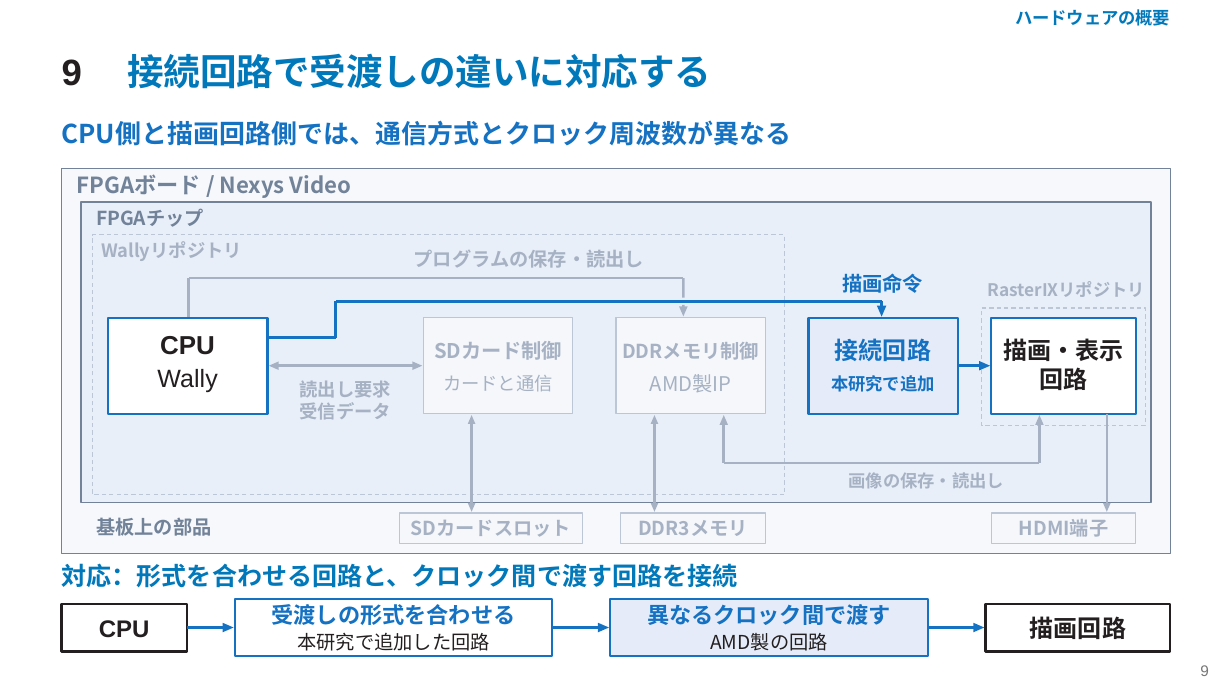
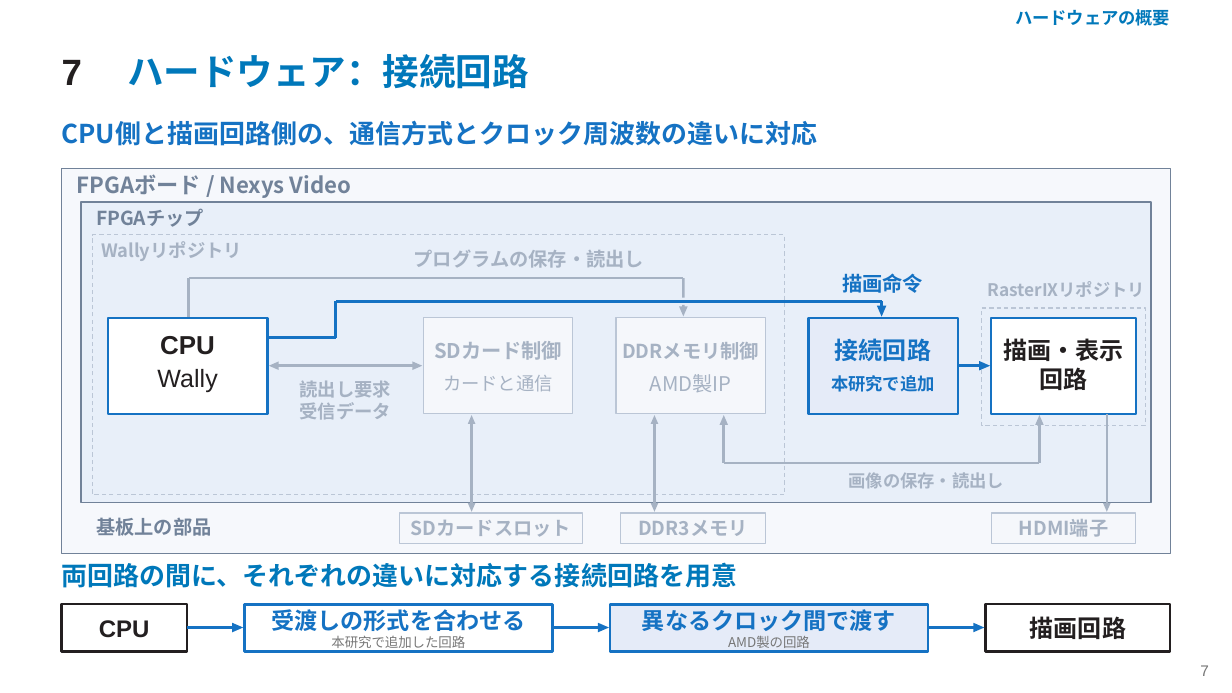
Before and after one commit to SoshiroFujimori/wally-game-console-research, a slide deck: slide 7 of docs/presentation/中間発表_主要事項.pptx (slide 9 before the commit). Drawn at 1232x693 pixels with LibreOffice and Linux fonts; fonts in the diff are those of the drawing. Boxes give left, top, right and bottom in pixels: in the first picture for what was removed or moved away, otherwise in the second. Text is boxed around its words. In the diff, an @@ line names an element or a change of style, - is before the commit and + after.

```diff
--- a/docs/presentation/中間発表_主要事項.pptx
+++ b/docs/presentation/中間発表_主要事項.pptx
@@ text at (127,54,529,89): text changed @@
-接続回路で受渡しの違いに対応する
+ハードウェア：接続回路
@@ text at (62,60,82,85): text changed @@
-9
+7
@@ text at (62,120,818,146): text changed @@
-CPU側と描画回路側では、通信方式とクロック周波数が異なる
+CPU側と描画回路側の、通信方式とクロック周波数の違いに対応
@@ text at (62,562,737,588): text changed; size 19.5 to 20.2 pt @@
-対応：形式を合わせる回路と、クロック間で渡す回路を接続
+両回路の間に、それぞれの違いに対応する接続回路を用意
@@ freeform shape: place and size @@
-freeform shape at (186,627,225,629)
+freeform shape at (186,627,235,629)
@@ freeform shape: place and size @@
-freeform shape at (223,623,234,632)
+freeform shape at (232,623,243,632)
@@ rectangle at (245,604,553,652): outline #1572C3 1.65 pt to #1572C3 1.88 pt @@
@@ rectangle: place and size @@
-rectangle at (235,599,553,656)
+rectangle at (245,604,553,652)
@@ text "受渡しの形式を合わせる" at (271,609,525,631): size 17.2 to 18 pt @@
@@ rectangle: place and size @@
-rectangle at (610,599,928,656)
+rectangle at (610,604,928,652)
@@ rectangle at (610,604,928,652): outline #1572C3 1.65 pt to #1572C3 1.88 pt @@
@@ text "異なるクロック間で渡す" at (642,609,896,631): size 17.2 to 18 pt @@
@@ text "本研究で追加した回路" at (331,636,465,651): size 15 to 10.5 pt, text colour #231F20 to #777777 @@
@@ text "本研究で追加した回路": place and size @@
-text "本研究で追加した回路" at (297,633,489,651)
+text "本研究で追加した回路" at (331,636,465,651)
@@ text "AMD製の回路" at (728,636,810,651): size 15 to 10.5 pt, text colour #231F20 to #777777 @@
@@ text at (1200,665,1209,676): text changed @@
-9
+7
```
Also in this commit, not shown: 8 other slides changed, 19 slides removed, 39 other files.
